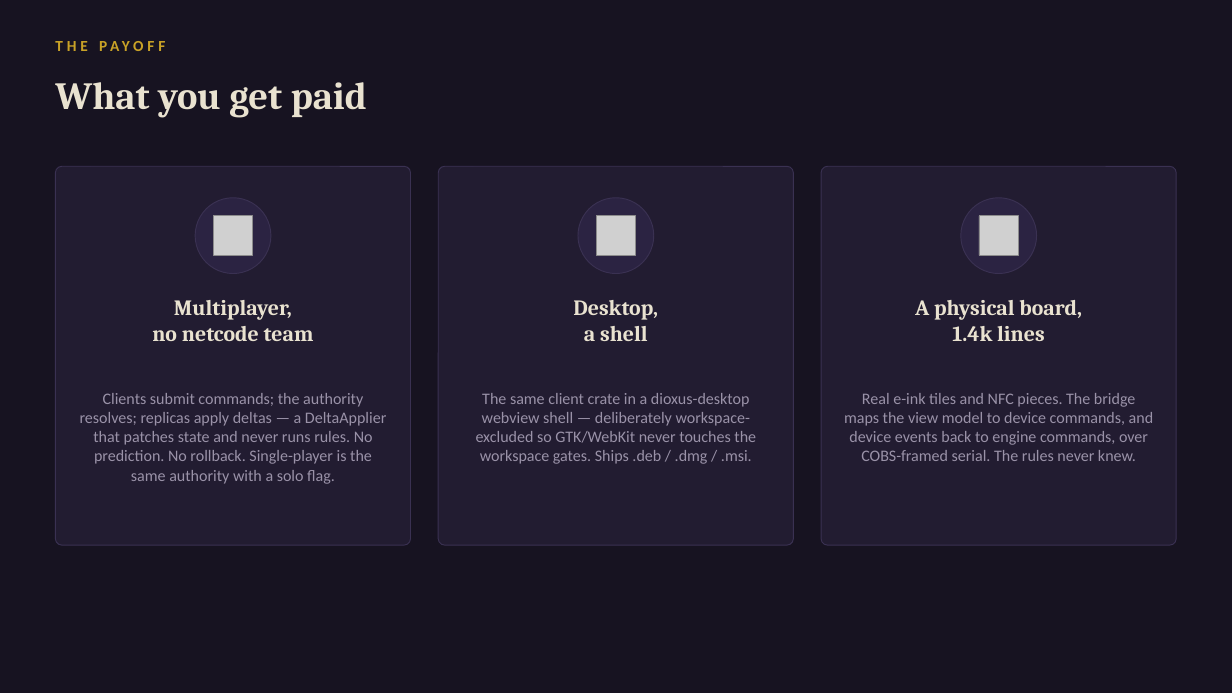
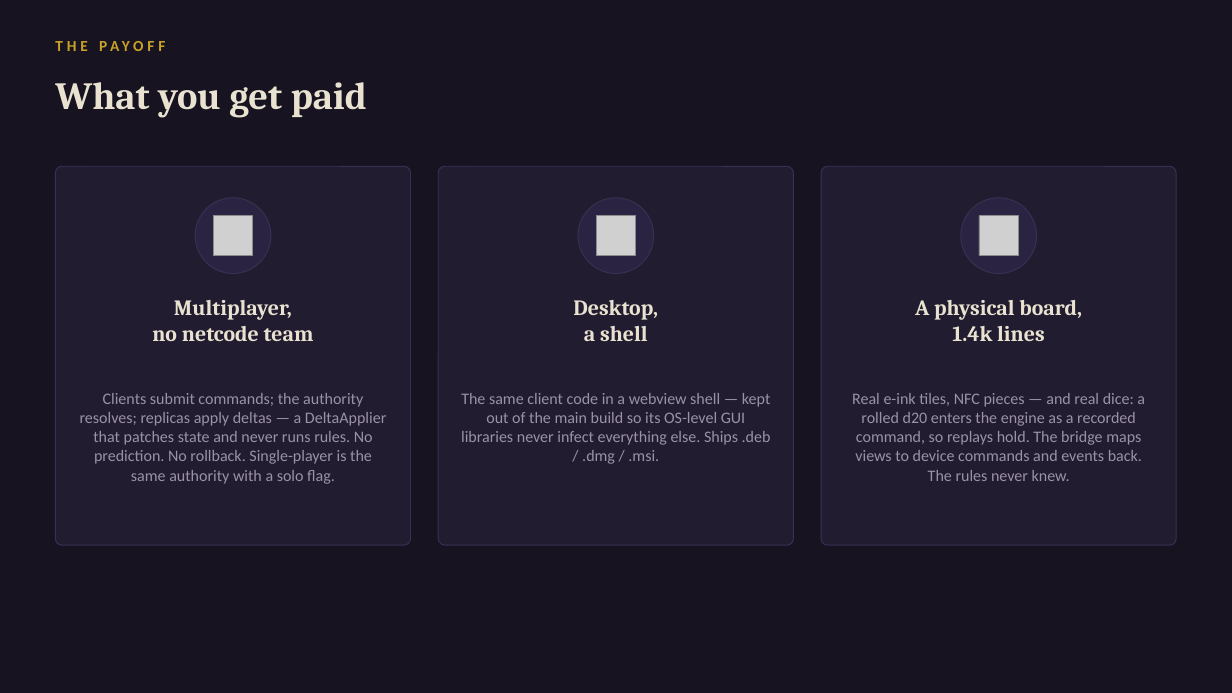
Before and after one commit to daniel0mullins/WickedWays, a slide deck: slide 7 of docs/talks/decks/02-lightning-talk.pptx. Drawn at 1232x693 pixels with LibreOffice and Linux fonts; fonts in the diff are those of the drawing; grey boxes stand for pictures. Boxes give left, top, right and bottom in pixels: in the first picture for what was removed or moved away, otherwise in the second. Text is boxed around its words. In the diff, an @@ line names an element or a change of style, - is before the commit and + after.

```diff
--- a/docs/talks/decks/02-lightning-talk.pptx
+++ b/docs/talks/decks/02-lightning-talk.pptx
@@ text at (x1=461, y1=393, x2=771, y2=464): text changed @@
-The same client crate in a dioxus-desktop webview shell — deliberately workspace-excluded so GTK/WebKit never touches the workspace gates. Ships .deb / .dmg / .msi.
+The same client code in a webview shell — kept out of the main build so its OS-level GUI libraries never infect everything else. Ships .deb / .dmg / .msi.
@@ text at (x1=852, y1=393, x2=1145, y2=481): text changed @@
-Real e-ink tiles and NFC pieces. The bridge maps the view model to device commands, and device events back to engine commands, over COBS-framed serial. The rules never knew.
+Real e-ink tiles, NFC pieces — and real dice: a rolled d20 enters the engine as a recorded command, so replays hold. The bridge maps views to device commands and events back. The rules never knew.
```
Also in this commit, not shown: 2 other slides changed, 7 other files.
